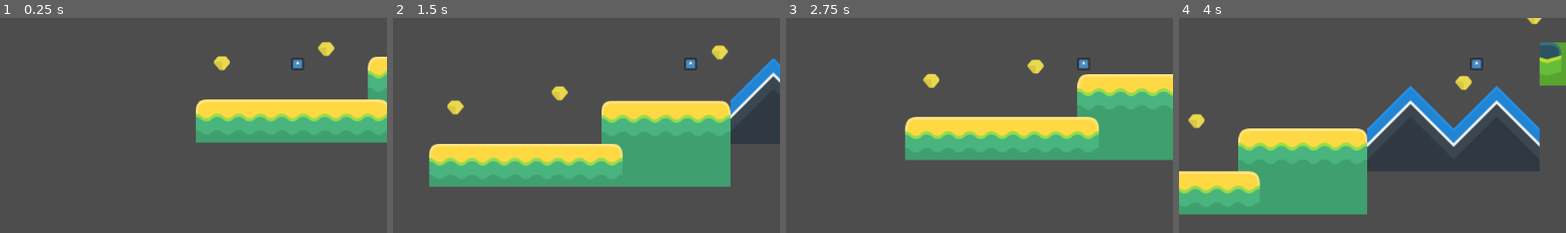
Above: before the commit, frames 1-4 (left to right).
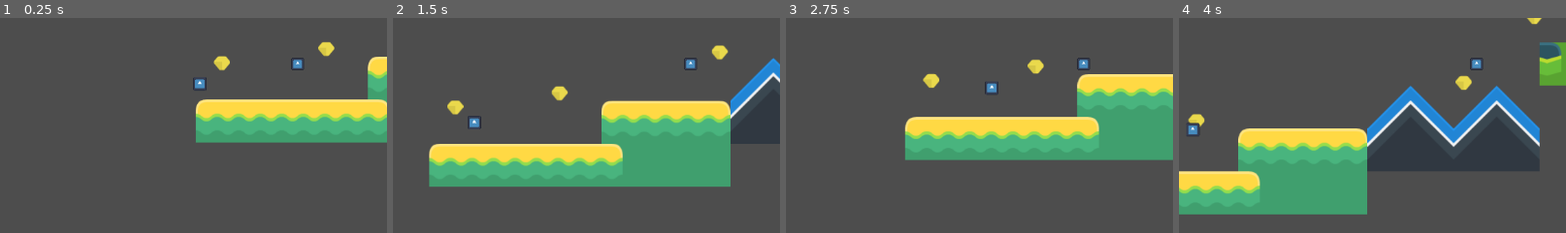
Above: after the commit, the same moments.

Repository: alwod/ADA-GameJam
Game: Godot game, scene res://levels/level_1.tscn
Same seed, same stepped clock (60 frames per second), same inputs: the game is played once before the commit and once after it. The engine's default icon, where the game draws it, is replaced by a stand-in: a white triangle on a blue panel in a dark square.
Inputs:
- Up to frame 1 (0.25 s): no input
- Up to frame 2 (1.5 s): hold S (duck) 0.53-1.28 s; hold D (move_right) from 0.53 s (still down); tap Space (jump) at 0.77 s; tap S (duck) at 1.35 s
- Up to frame 3 (2.75 s): tap Space (jump) at 1.52 s; release D (move_right) at 2.03 s; hold A (move_left) from 2.03 s (still down); hold S (duck) from 2.03 s (still down)
- Up to frame 4 (4 s): release A (move_left) at 2.78 s; release S (duck) at 2.78 s; hold D (move_right) from 2.78 s (still down); tap S (duck) at 2.85 s; tap Space (jump) at 3.02, 3.77 s; hold S (duck) from 3.53 s (still down)
The pictures show only the part of the screen within x 12-62%, y 40-90%; the shares and areas given below are measured in that part.

The runs differ from the first frame. In frame 1, 0.2% of the frame differs, in the area x 49-54%, y 27-34%; in frame 2, 0.2%; in frame 3, 0.2%; in frame 4, 0.2%, in the area x 2-6%, y 48-55%.

Commit message:
Added basic enemy

Diff:
--- a/source/coin.gd
+++ /dev/null
@@ -1,7 +0,0 @@
-extends Area2D
-
-
-func _on_body_entered(body: Node2D) -> void:
-	GameManager.coins += 1
-	print(GameManager.coins)
-	queue_free()
--- /dev/null
+++ b/source/coin/coin.gd
@@ -0,0 +1,8 @@
+extends Area2D
+
+
+func _on_body_entered(body: Node2D) -> void:
+	if body.is_in_group("Player"):
+		GameManager.coins += 1
+		print(GameManager.coins)
+		queue_free()
--- a/source/coin.tscn
+++ b/source/coin/coin.tscn
@@ -1,6 +1,6 @@
 [gd_scene load_steps=4 format=3 uid="uid://bsk54chxx04cd"]
 
-[ext_resource type="Script" uid="uid://dduvxlv523edj" path="res://coin.gd" id="1_0t63x"]
+[ext_resource type="Script" uid="uid://dduvxlv523edj" path="res://coin/coin.gd" id="1_0t63x"]
 [ext_resource type="Texture2D" uid="uid://qe8vqtmg2wby" path="res://kenney_abstract-platformer/PNG/Items/yellowJewel.png" id="1_jd61m"]
 
 [sub_resource type="CircleShape2D" id="CircleShape2D_pdbca"]
--- /dev/null
+++ b/source/enemy/enemy.gd
@@ -0,0 +1,17 @@
+extends CharacterBody2D
+
+@onready var player = get_tree().get_first_node_in_group("Player")
+@export var movement_speed = 50.0
+
+# Called when the node enters the scene tree for the first time.
+func _ready() -> void:
+	pass # Replace with function body.
+
+func _physics_process(delta: float) -> void:
+	if not player:
+		return
+
+	var direction = global_position.direction_to(player.global_position)
+	print("Direction to player:", direction)
+	velocity = direction * movement_speed
+	move_and_slide()
--- /dev/null
+++ b/source/enemy/enemy.tscn
@@ -0,0 +1,19 @@
+[gd_scene load_steps=4 format=3 uid="uid://cdabiqaju87as"]
+
+[ext_resource type="Texture2D" uid="uid://b0ewa2a4yfty" path="res://icon.svg" id="1_2mvqj"]
+[ext_resource type="Script" uid="uid://c5pjdo3uiriln" path="res://enemy/enemy.gd" id="1_ofsxj"]
+
+[sub_resource type="RectangleShape2D" id="RectangleShape2D_ofsxj"]
+
+[node name="Enemy" type="Node2D"]
+
+[node name="CharacterBody2D" type="CharacterBody2D" parent="."]
+script = ExtResource("1_ofsxj")
+
+[node name="CollisionShape2D" type="CollisionShape2D" parent="CharacterBody2D"]
+shape = SubResource("RectangleShape2D_ofsxj")
+
+[node name="Sprite2D" type="Sprite2D" parent="CharacterBody2D"]
+position = Vector2(-1.9073486e-06, -1.9073486e-06)
+scale = Vector2(0.15625, 0.15625)
+texture = ExtResource("1_2mvqj")
--- a/source/levels/level_1.tscn
+++ b/source/levels/level_1.tscn
@@ -1,8 +1,9 @@
-[gd_scene load_steps=6 format=4 uid="uid://c8btxc1wjq1pm"]
+[gd_scene load_steps=7 format=4 uid="uid://c8btxc1wjq1pm"]
 
 [ext_resource type="Texture2D" uid="uid://cajwu6wl5y1k7" path="res://kenney_abstract-platformer/Tilesheet/tilesheet_complete.png" id="1_vn7o3"]
 [ext_resource type="PackedScene" uid="uid://chfevr6ydp1ni" path="res://player/player_v3.tscn" id="2_jirdo"]
-[ext_resource type="PackedScene" uid="uid://bsk54chxx04cd" path="res://coin.tscn" id="3_bt44k"]
+[ext_resource type="PackedScene" uid="uid://bsk54chxx04cd" path="res://coin/coin.tscn" id="3_bt44k"]
+[ext_resource type="PackedScene" uid="uid://cdabiqaju87as" path="res://enemy/enemy.tscn" id="4_kx6l7"]
 
 [sub_resource type="TileSetAtlasSource" id="TileSetAtlasSource_jirdo"]
 texture = ExtResource("1_vn7o3")
@@ -513,3 +514,6 @@
 
 [node name="Coin6" parent="." instance=ExtResource("3_bt44k")]
 position = Vector2(483, -212)
+
+[node name="Enemy" parent="." instance=ExtResource("4_kx6l7")]
+position = Vector2(-219, -2)
--- a/source/player/player_v3.tscn
+++ b/source/player/player_v3.tscn
@@ -6,7 +6,7 @@
 
 [sub_resource type="CapsuleShape2D" id="CapsuleShape2D_4gc3r"]
 
-[node name="CharacterBody2D" type="CharacterBody2D"]
+[node name="CharacterBody2D" type="CharacterBody2D" groups=["Player"]]
 script = ExtResource("1_4gc3r")
 
 [node name="CollisionShape2D" type="CollisionShape2D" parent="."]
Renamed: source/coin.gd.uid -> source/coin/coin.gd.uid
Not shown, added: source/enemy/enemy.gd.uid
